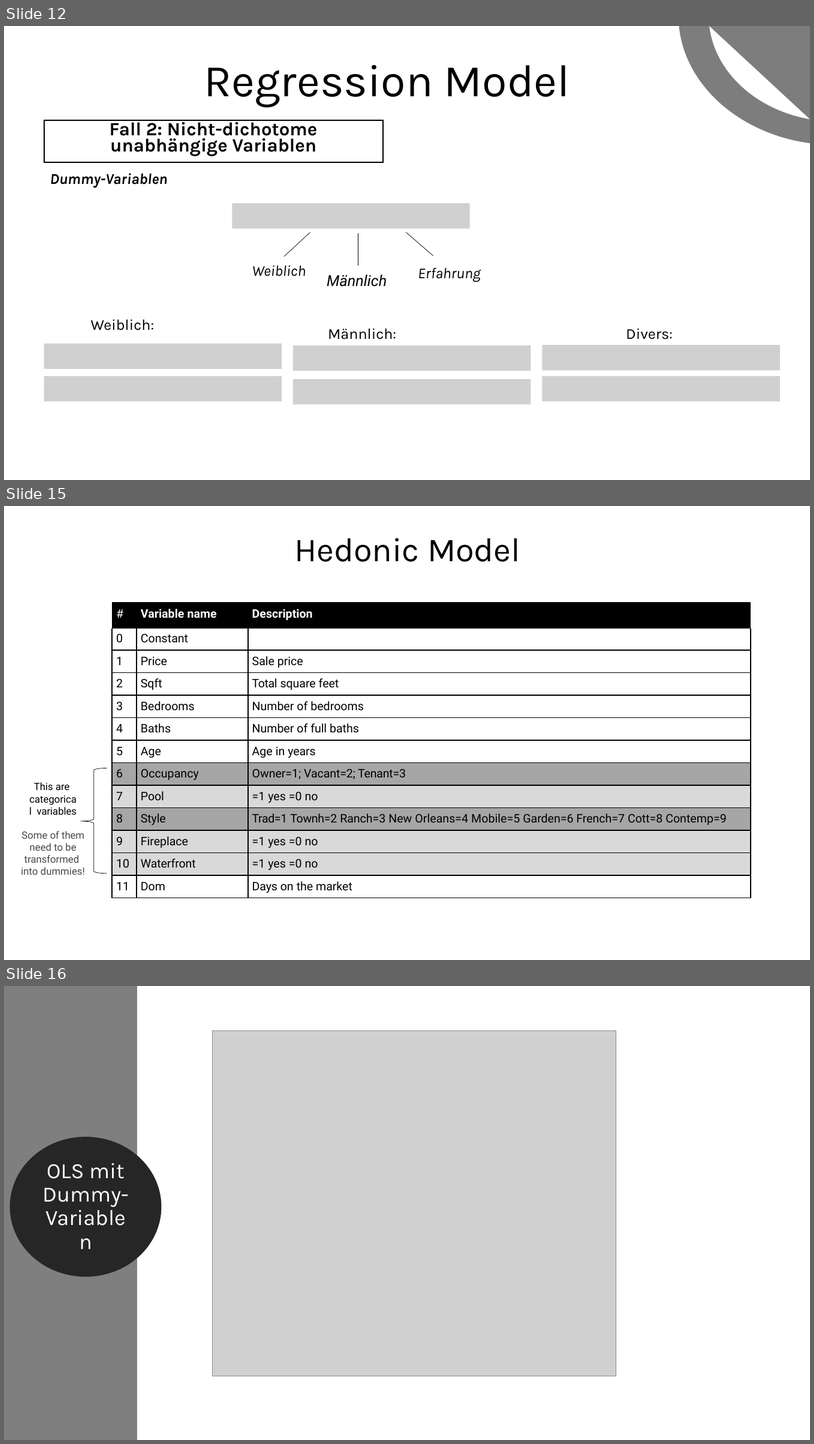
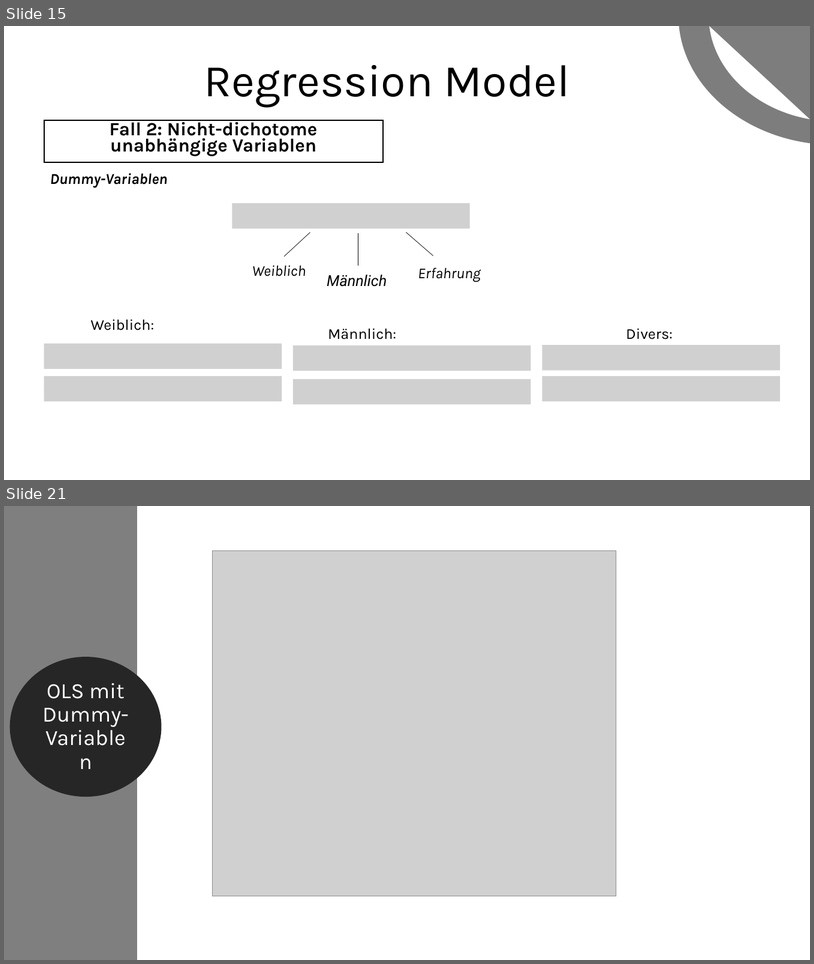
Before and after one commit to ApeXLgross/Stats2_project_PP, a slide deck: Statistk2.pptx. Shown one above the other, each under a label of ours: slides 12, 15 and 16 before the commit, slides 15 and 21 after it; the slides between them are not shown. The pictures are 814x1444 and 814x964 pixels, drawn with LibreOffice and Linux fonts; fonts in the diff are those of the drawing; grey boxes stand for pictures. Boxes give left, top, right and bottom in pixels: in the first picture for what was removed or moved away, otherwise in the second. Text is boxed around its words. In the diff, an @@ line names an element or a change of style, - is before the commit and + after.

```diff
--- a/Statistk2.pptx
+++ b/Statistk2.pptx
@@ slide 15 removed at [4,506,810,960], background #FFFFFF @@
@@ text removed at [294,538,521,562] @@
-Hedonic Model
@@ table removed at [112,602,752,898], 13 rows, 3 columns @@
-# | Variable name | Description
-0 | Constant | 
-1 | Price | Sale price
-2 | Sqft | Total square feet
-3 | Bedrooms | Number of bedrooms
-4 | Baths | Number of full baths
-5 | Age | Age in years
-6 | Occupancy | Owner=1; Vacant=2; Tenant=3
-7 | Pool | =1 yes =0 no
-8 | Style | Trad=1 Townh=2 Ranch=3 New Orleans=4 Mobile=5 Garden=6 French=7 Cott=8 Contemp=9
-9 | Fireplace | =1 yes =0 no
-10 | Waterfront | =1 yes =0 no
-11 | Dom | Days on the market
@@ freeform shape removed at [81,768,107,873] @@
@@ text removed at [21,782,85,874] @@
-This are categorical variables
-Some of them need to be transformed into dummies!
@@ what was slide 12 is now slide 15 @@
@@ what was slide 16 is now slide 21 @@
```
Also in this commit, not shown: 6 slides changed, 13 slides added, 2 other slides removed.
